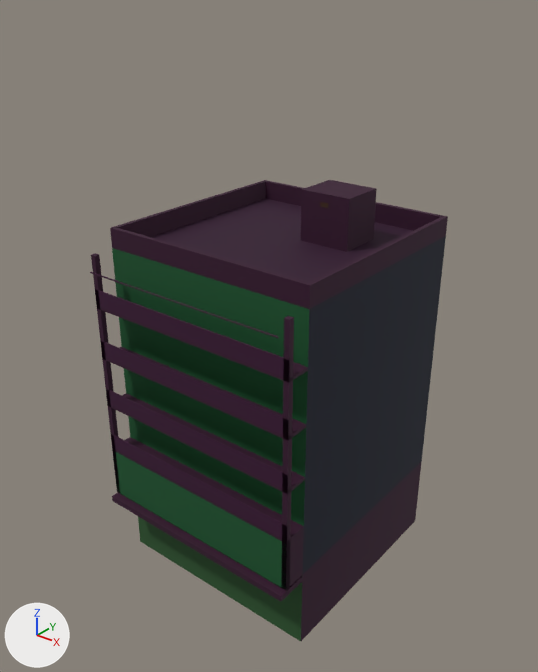
One commit to the glTF model public/assets/buildings/walkup_c.glb: the scene before it, then after it.
One viewpoint serves both versions: a 50 mm lens placed at (23.4, -30.5, 32.8), pointed at (0.0, -1.2, 14.6). The lights are fixed; the arrows at lower left show +X, +Y and +Z. The picture after the commit comes second. Vertices at exactly the same position are counted once.

The scene before the commit, as lines of its bpy script (objects in view):
```python
me_walkup_c = bpy.data.meshes.new('walkup_c')
me_walkup_c.from_pydata(...)  # 132 vertices, 188 faces; spans x -0.57..0.57, y -0.65..0.65, z -1.0..1.0
me_walkup_c.materials.append(mat_m_facade)
ob_walkup_c = bpy.data.objects.new('walkup_c', me_walkup_c)
ob_walkup_c.location = (0.0, -0.9, 11.3)
ob_walkup_c.scale = (11.3, 11.3, 11.3)
```
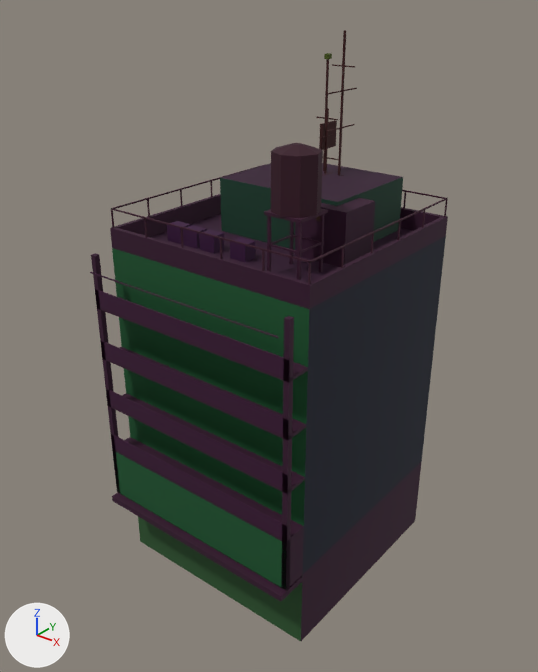
What differs and where, as boxes (x1, y1, x2, y2) in the pictures (538 x 672 px; the box of a moved part takes in the faces that stretch with it):
'walkup_c', reshaped, moved, rescaled (32% taller)
    before: (90, 180, 448, 641)
    after: (90, 30, 448, 641)
part 1 of me_walkup_c, moved or reshaped
    before: (110, 180, 448, 286)
    after: (110, 194, 448, 286)
part 2 of me_walkup_c, moved or reshaped
    before: (301, 180, 377, 252)
    after: (295, 198, 375, 267)
part 3 of me_walkup_c, moved or reshaped
    before: (320, 202, 328, 208)
    after: (316, 216, 320, 221)
part 4 of me_walkup_c, added
    after: (167, 221, 191, 244)
part 5 of me_walkup_c, added
    after: (183, 225, 207, 249)
part 6 of me_walkup_c, added (purple)
    after: (199, 229, 225, 254)
part 7 of me_walkup_c, added (purple)
    after: (230, 237, 256, 262)
part 8 of me_walkup_c, added
    after: (323, 59, 329, 171)
part 9 of me_walkup_c, added
    after: (319, 120, 337, 150)
part 10 of me_walkup_c, added
    after: (324, 53, 332, 59)
part 11 of me_walkup_c, added
    after: (338, 30, 346, 176)
part 12 of me_walkup_c, added
    after: (327, 124, 355, 132)
part 13 of me_walkup_c, added
    after: (324, 108, 329, 174)
part 14 of me_walkup_c, added
    after: (270, 244, 297, 253)
part 15 of me_walkup_c, added
    after: (271, 235, 292, 244)
part 16 of me_walkup_c, added
    after: (301, 242, 321, 253)
part 17 of me_walkup_c, added
    after: (111, 143, 448, 284)

The change, as a list of edits to the scene's bpy script:
```text
Change me_walkup_c:
    used by ob_walkup_c; location = (0.0, -0.9, 11.3); scale = (11.3, 11.3, 11.3)
    remove me_walkup_c.from_pydata(...)  # 132 vertices, 188 faces; spans x -0.57..0.57, y -0.65..0.65, z -1.0..1.0
    add me_walkup_c.from_pydata(...)  # 564 vertices, 734 faces; spans x -0.42..0.42, y -0.48..0.48, z -1.0..1.0
    me_walkup_c part 1: the loose piece of 62 vertices spanning x -0.57..0.57, y -0.61..0.65, z -1.0..0.85 is scaled about its middle by 0.748, then moved by (0.0, 0.0, -0.23)
    me_walkup_c part 2: the loose piece of 8 vertices spanning x 0.05..0.32, y 0.15..0.38, z 0.75..1.0 is scaled about its middle by 0.748, then moved by (0.03, -0.21, -0.47)
    me_walkup_c part 3: the loose piece of 4 vertices spanning x 0.16..0.21, y 0.15, z 0.94..0.96 is moved by (0.03, -0.18, -0.49)
    me_walkup_c part 4: the loose piece of 8 vertices spanning x 0.05..0.32, y 0.15..0.38, z 0.75..1.0 is copied, and the copy is scaled about its middle by (0.25, 0.23, 0.241), then moved by (-0.48, -0.42, -0.53); it spans x -0.33..-0.26, y -0.19..-0.13, z 0.31..0.37
    me_walkup_c part 5: the loose piece of 8 vertices spanning x 0.05..0.32, y 0.15..0.38, z 0.75..1.0 is copied, and the copy is scaled about its middle by (0.25, 0.23, 0.241), then moved by (-0.4, -0.42, -0.53); it spans x -0.25..-0.19, y -0.19..-0.13, z 0.31..0.37
    me_walkup_c part 6: the loose piece of 8 vertices spanning x 0.05..0.32, y 0.15..0.38, z 0.75..1.0 is copied, and the copy is scaled about its middle by (0.25, 0.23, 0.241), then moved by (-0.32, -0.42, -0.53); it spans x -0.17..-0.11, y -0.19..-0.13, z 0.31..0.37
    me_walkup_c part 7: the loose piece of 8 vertices spanning x 0.05..0.32, y 0.15..0.38, z 0.75..1.0 is copied, and the copy is scaled about its middle by (0.249, 0.23, 0.241), then moved by (-0.19, -0.42, -0.53); it spans x -0.03..0.03, y -0.19..-0.13, z 0.31..0.37
    me_walkup_c part 8: the loose piece of 8 vertices spanning x 0.05..0.32, y 0.15..0.38, z 0.75..1.0 is copied, and the copy is scaled about its middle by (0.0248, 0.0286, 2.39), then moved by (-0.21, 0.07, -0.27); it spans x -0.02, y 0.33..0.34, z 0.31..0.9
    me_walkup_c part 9: a new loose piece, a box spanning x -0.0148..-0.0049, y 0.2919..0.3835, z 0.5968..0.6882, in mat_m_facade
    me_walkup_c part 10: the loose piece of 8 vertices spanning x 0.05..0.32, y 0.15..0.38, z 0.75..1.0 is copied, and the copy is scaled about its middle by (0.0699, 0.0806, 0.0665), then moved by (-0.21, 0.07, 0.04); it spans x -0.03..-0.01, y 0.33..0.35, z 0.9..0.92
    me_walkup_c part 11: the loose piece of 8 vertices spanning x 0.05..0.32, y 0.15..0.38, z 0.75..1.0 is copied, and the copy is scaled about its middle by (0.0253, 0.0292, 2.78), then moved by (-0.13, 0.05, -0.22); it spans x 0.06, y 0.31..0.32, z 0.31..1.0
    me_walkup_c part 12: a new loose piece, a box spanning x 0.0574..0.0614, y 0.2302..0.4018, z 0.6774..0.6815, in mat_m_facade
    me_walkup_c part 13: the loose piece of 8 vertices spanning x 0.05..0.32, y 0.15..0.38, z 0.75..1.0 is copied, and the copy is scaled about its middle by (0.0248, 0.0286, 1.73), then moved by (-0.18, 0.05, -0.35); it spans x 0.0..0.01, y 0.31, z 0.31..0.74
    me_walkup_c part 14: a new loose piece, a box spanning x 0.16..0.2771, y -0.2201..-0.2149, z 0.4058..0.4112, in mat_m_facade
    me_walkup_c part 15: a new loose piece, a box spanning x 0.1574..0.1627, y -0.2174..-0.1005, z 0.4058..0.4112, in mat_m_facade
    me_walkup_c part 16: a new loose piece, a box spanning x 0.2745..0.2797, y -0.2174..-0.1005, z 0.4058..0.4112, in mat_m_facade
    me_walkup_c part 17: 256 vertices added at x -0.42..0.42, y -0.36..0.48, z 0.31..0.72
    other edits to the shape of me_walkup_c do not show in these pictures
Change ob_walkup_c:
    ob_walkup_c.location: (0.0, -0.9, 11.3) -> (0.0, -0.9, 15.1)
    ob_walkup_c.scale: (11.3, 11.3, 11.3) -> (15.1, 15.1, 15.1)
```
